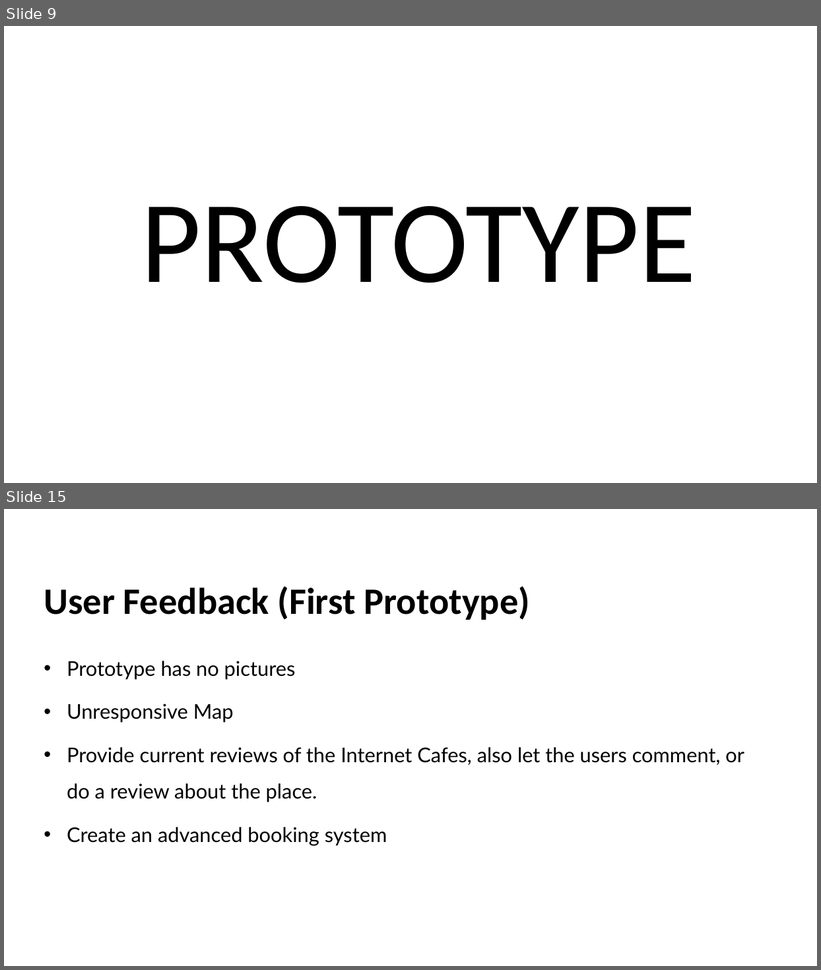
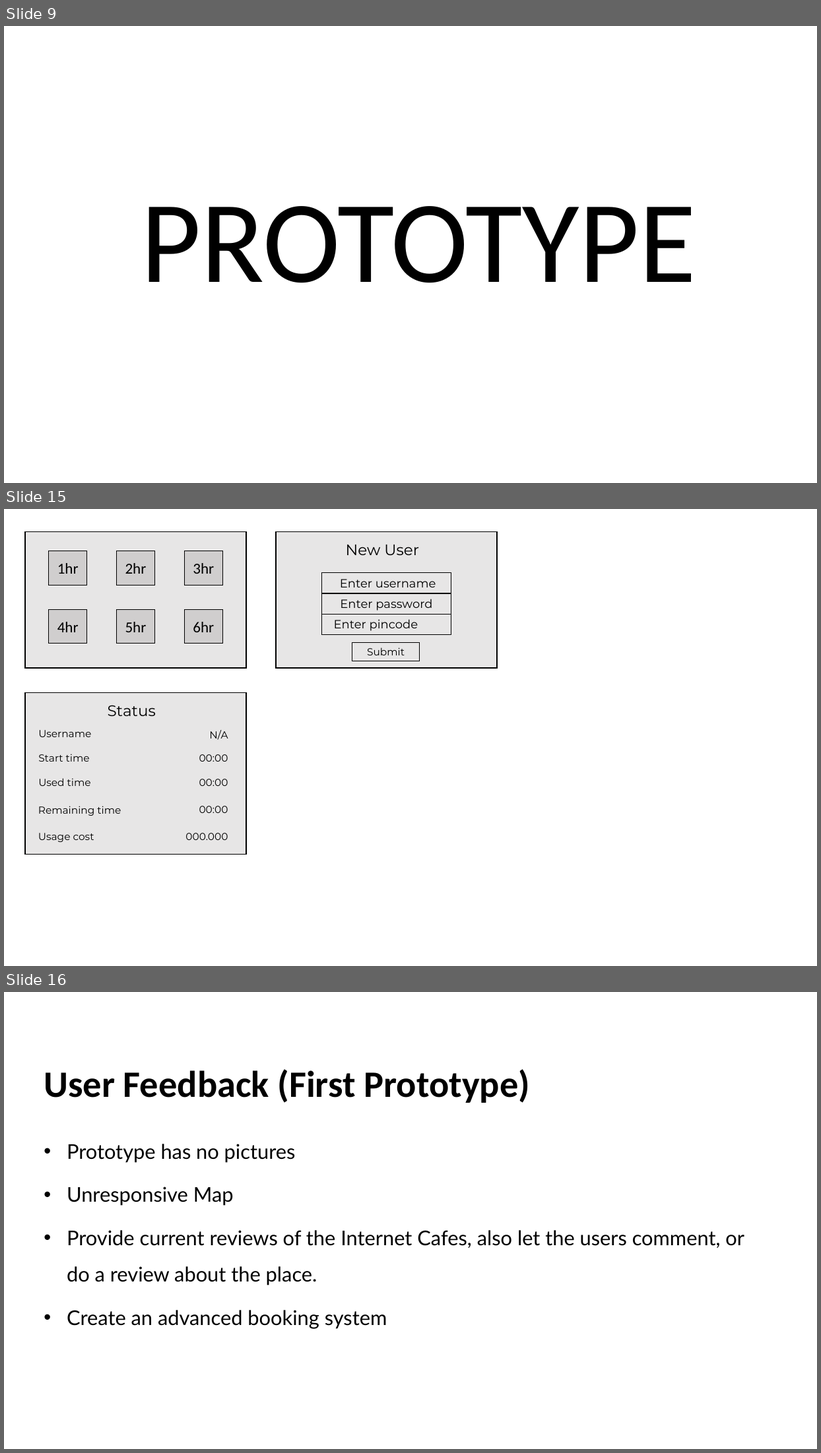
Before and after one commit to dbeler2/userdessf181-A1-dbeler2-jbermudo, a slide deck: userdes.pptx. Shown one above the other, each under a label of ours: slides 9 and 15 before the commit, slides 9, 15 and 16 after it; the slides between them are not shown. The pictures are 821x970 and 821x1453 pixels, drawn with LibreOffice and Linux fonts; fonts in the diff are those of the drawing. Boxes give left, top, right and bottom in pixels: in the first picture for what was removed or moved away, otherwise in the second. Text is boxed around its words. In the diff, an @@ line names an element or a change of style, - is before the commit and + after.

Commit message:
revised user needs, prototype

```diff
--- a/userdes.pptx
+++ b/userdes.pptx
@@ slide 15 added at bbox=[4, 509, 817, 966], background #FFFFFF @@
@@ rectangle added at bbox=[25, 532, 246, 668], fill #E7E6E6, outline #000000 1 pt @@
@@ rectangle added at bbox=[276, 532, 497, 668], fill #E7E6E6, outline #000000 1 pt @@
@@ text added at bbox=[346, 545, 419, 555], 18 pt, text #000000 @@
+New User
@@ rectangle added at bbox=[48, 551, 87, 586], fill #D0CECE, outline #000000 1 pt, 18 pt, text #000000 @@
+1hr
@@ rectangle added at bbox=[116, 551, 154, 586], fill #D0CECE, outline #000000 1 pt, 18 pt, text #000000 @@
+2hr
@@ rectangle added at bbox=[185, 551, 223, 586], fill #D0CECE, outline #000000 1 pt, 18 pt, text #000000 @@
+3hr
@@ rectangle added at bbox=[322, 573, 451, 593], outline #000000 0.75 pt, 14 pt, text #000000 @@
+Enter username
@@ rectangle added at bbox=[322, 593, 451, 615], outline #000000 0.75 pt, 14 pt, text #000000 @@
+Enter password
@@ rectangle added at bbox=[48, 609, 87, 644], fill #D0CECE, outline #000000 1 pt, 18 pt, text #000000 @@
+4hr
@@ rectangle added at bbox=[116, 609, 154, 644], fill #D0CECE, outline #000000 1 pt, 18 pt, text #000000 @@
+5hr
@@ rectangle added at bbox=[185, 609, 223, 644], fill #D0CECE, outline #000000 1 pt, 18 pt, text #000000 @@
+6hr
@@ rectangle added at bbox=[322, 614, 451, 634], outline #000000 0.75 pt, 14 pt, text #000000 @@
+Enter pincode
@@ rectangle added at bbox=[352, 642, 419, 661], outline #000000 0.75 pt, 12 pt, text #000000 @@
+Submit
@@ rectangle added at bbox=[25, 692, 246, 855], fill #E7E6E6, outline #000000 1 pt @@
@@ text added at bbox=[108, 705, 156, 716], 18 pt, text #000000 @@
+Status
@@ text added at bbox=[38, 730, 91, 737], 12 pt, text #000000 @@
+Username
@@ text added at bbox=[209, 730, 228, 740], 12 pt, text #000000 @@
+N/A
@@ text added at bbox=[38, 754, 90, 762], 12 pt, text #000000 @@
+Start time
@@ text added at bbox=[199, 755, 228, 762], 12 pt, text #000000 @@
+00:00
@@ text added at bbox=[38, 778, 91, 786], 12 pt, text #000000 @@
+Used time
@@ text added at bbox=[199, 779, 228, 786], 12 pt, text #000000 @@
+00:00
@@ text added at bbox=[38, 806, 121, 816], 12 pt, text #000000 @@
+Remaining time
@@ text added at bbox=[199, 806, 228, 813], 12 pt, text #000000 @@
+00:00
@@ text added at bbox=[38, 833, 94, 842], 12 pt, text #000000 @@
+Usage cost
@@ text added at bbox=[186, 833, 228, 840], 12 pt, text #000000 @@
+000.000
@@ what was slide 15 is now slide 16 @@
```
Also in this commit, not shown: 4 slides changed, 2 other slides added, 2 slides removed.
